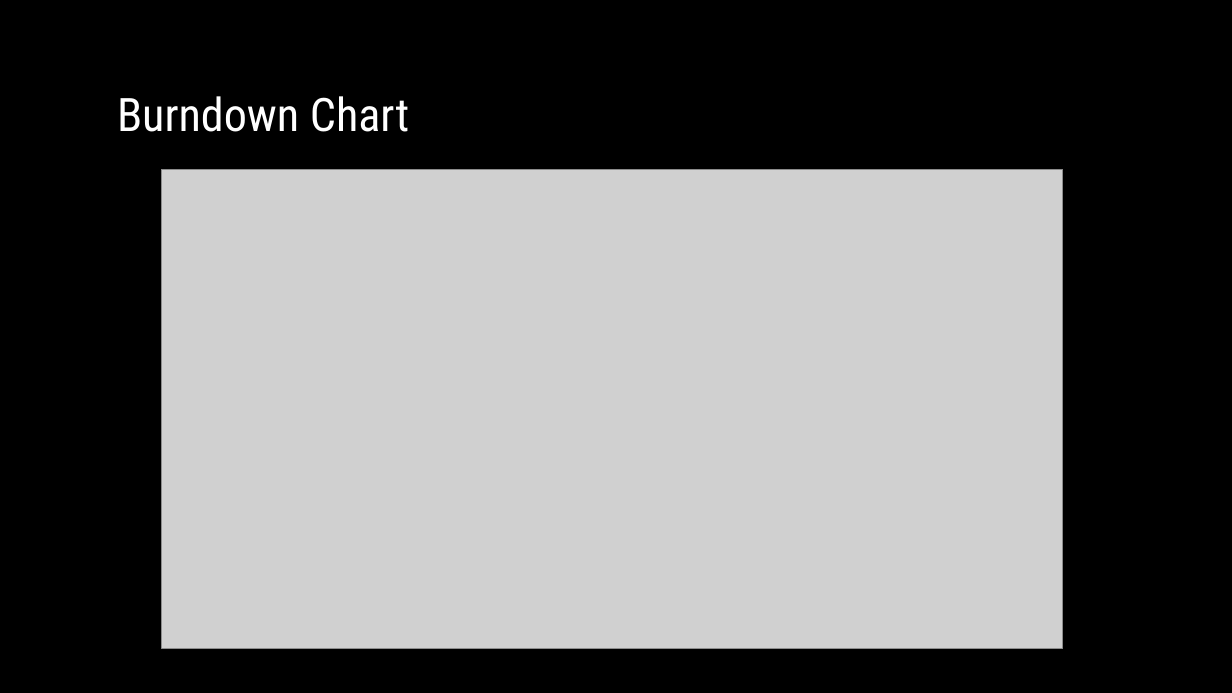
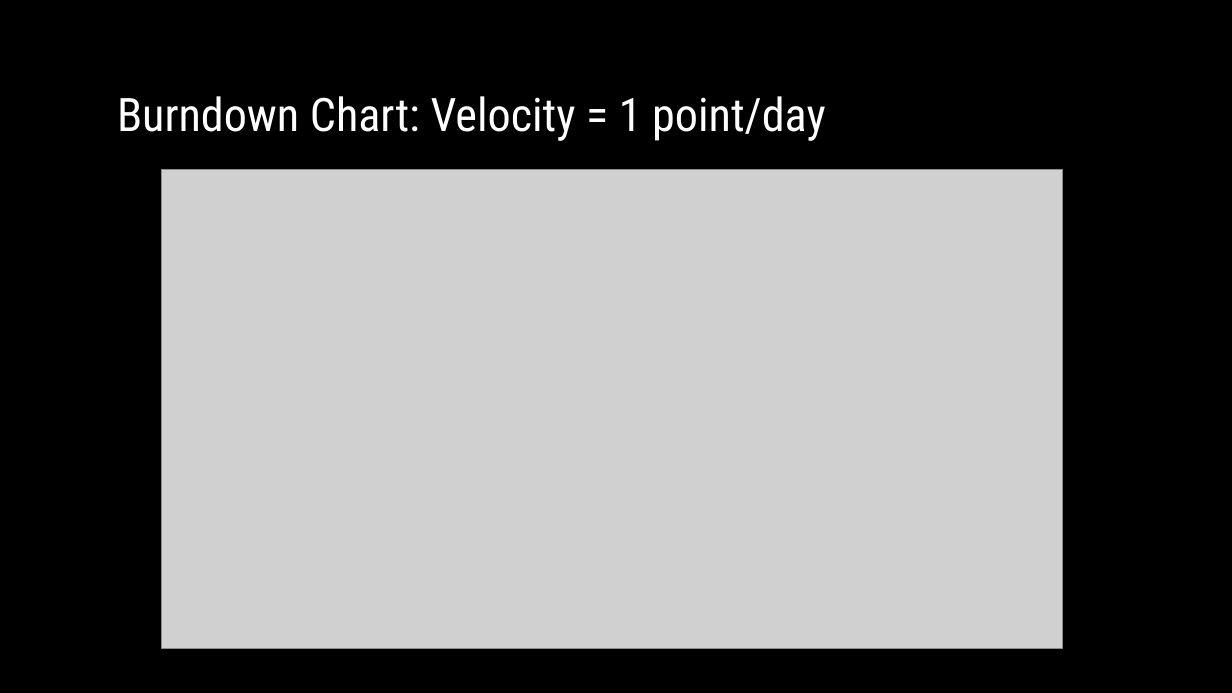
Before and after one commit to hattas/ncaa-bracket-predictor, a slide deck: slide 7 of documentation/sprint 4/Sprint 4 powerpoint.pptx. Drawn at 1232x693 pixels with LibreOffice and Linux fonts; fonts in the diff are those of the drawing; grey boxes stand for pictures; background and template pictures are left out. Boxes give left, top, right and bottom in pixels: in the first picture for what was removed or moved away, otherwise in the second. Text is boxed around its words. In the diff, an @@ line names an element or a change of style, - is before the commit and + after.

```diff
--- a/documentation/sprint 4/Sprint 4 powerpoint.pptx
+++ b/documentation/sprint 4/Sprint 4 powerpoint.pptx
@@ title at (117, 96, 826, 141): text changed @@
-Burndown Chart
+Burndown Chart: Velocity = 1 point/day
```
Also in this commit, not shown: 4 other slides changed, 4 other files.
